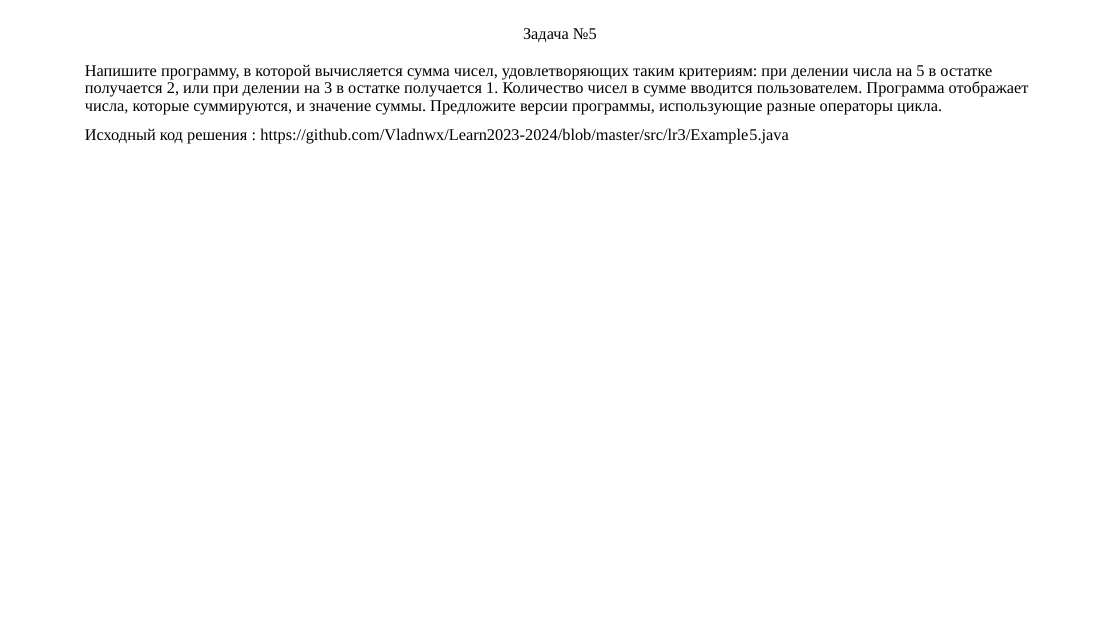
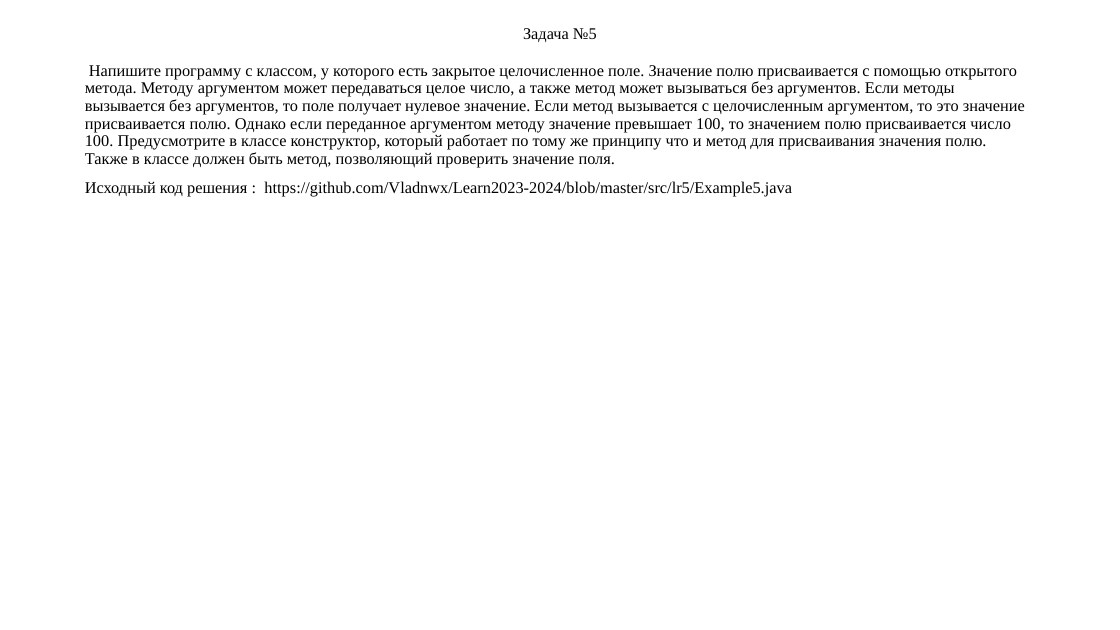
Before and after one commit to Vladnwx/Learn2023-2024, a slide deck: slide 7 of src/lr5/РИЗ-130916у Савельев В.Н. Отчет о выполнении ЛР5.pptx. Drawn at 1120x630 pixels with LibreOffice and Linux fonts; fonts in the diff are those of the drawing. Boxes give left, top, right and bottom in pixels: in the first picture for what was removed or moved away, otherwise in the second. Text is boxed around its words. In the diff, an @@ line names an element or a change of style, - is before the commit and + after.

```diff
--- a/src/lr5/РИЗ-130916у Савельев В.Н. Отчет о выполнении ЛР5.pptx
+++ b/src/lr5/РИЗ-130916у Савельев В.Н. Отчет о выполнении ЛР5.pptx
@@ text at (85,65,1025,197): text changed @@
-Напишите программу, в которой вычисляется сумма чисел, удовлетворяющих таким критериям: при делении числа на 5 в остатке получается 2, или при делении на 3 в остатке получается 1. Количество чисел в сумме вводится пользователем. Программа отображает числа, которые суммируются, и значение суммы. Предложите версии программы, использующие разные операторы цикла.
-Исходный код решения : https://github.com/Vladnwx/Learn2023-2024/blob/master/src/lr3/Example5.java
+Напишите программу с классом, у которого есть закрытое целочисленное поле. Значение полю присваивается с помощью открытого метода. Методу аргументом может передаваться целое число, а также метод может вызываться без аргументов. Если методы вызывается без аргументов, то поле получает нулевое значение. Если метод вызывается с целочисленным аргументом, то это значение присваивается полю. Однако если переданное аргументом методу значение превышает 100, то значением полю присваивается число 100. Предусмотрите в классе конструктор, который работает по тому же принципу что и метод для присваивания значения полю. Также в классе должен быть метод, позволяющий проверить значение поля.
+Исходный код решения : https://github.com/Vladnwx/Learn2023-2024/blob/master/src/lr5/Example5.java
```
Also in this commit, not shown: 8 other slides changed, 4 slides removed.
